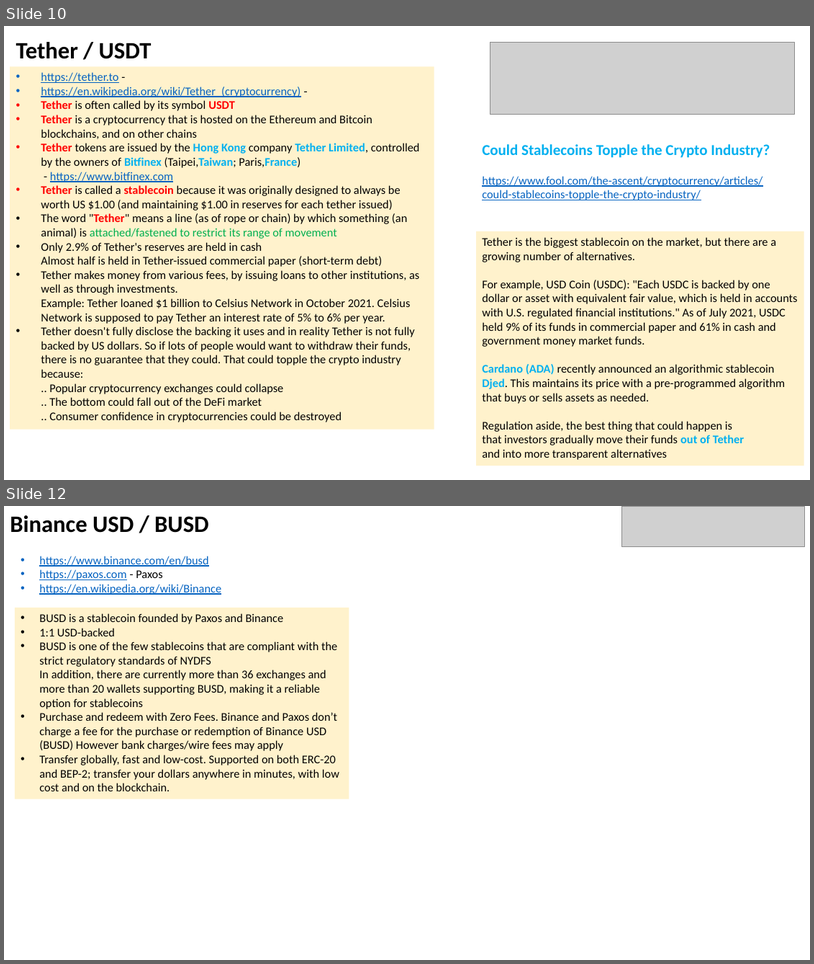
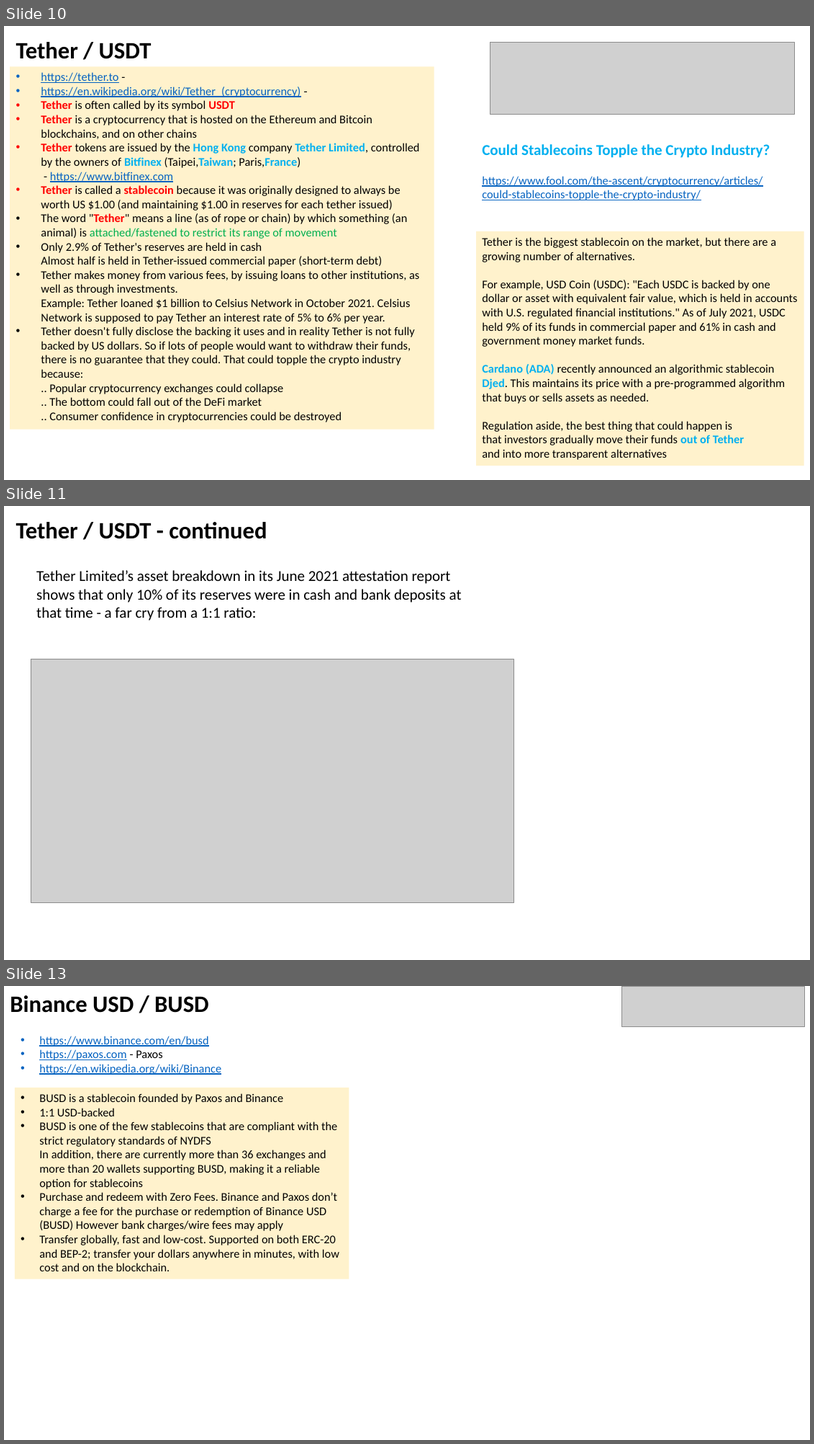
Before and after one commit to lselector/crypto, a slide deck: crypto_04_stable_coins.pptx. Shown one above the other, each under a label of ours: slides 10 and 12 before the commit, slides 10, 11 and 13 after it; the slides between them are not shown. The pictures are 814x964 and 814x1444 pixels, drawn with LibreOffice and Linux fonts; fonts in the diff are those of the drawing; grey boxes stand for pictures. Boxes give left, top, right and bottom in pixels: in the first picture for what was removed or moved away, otherwise in the second. Text is boxed around its words. In the diff, an @@ line names an element or a change of style, - is before the commit and + after.

```diff
--- a/crypto_04_stable_coins.pptx
+++ b/crypto_04_stable_coins.pptx
@@ slide 11 added at bbox=[4, 506, 810, 960], background #FFFFFF @@
@@ text added at bbox=[16, 522, 267, 539], 28 pt, text #000000, bold @@
+Tether / USDT - continued
@@ text added at bbox=[36, 570, 462, 620], 18 pt, text #000000 @@
+Tether Limited’s asset breakdown in its June 2021 attestation report shows that only 10% of its reserves were in cash and bank deposits at that time - a far cry from a 1:1 ratio:
@@ picture added at bbox=[31, 659, 514, 902] @@
@@ what was slide 12 is now slide 13 @@
```
Also in this commit, not shown: 5 slides changed, 4 other slides added, 1 slide removed.
